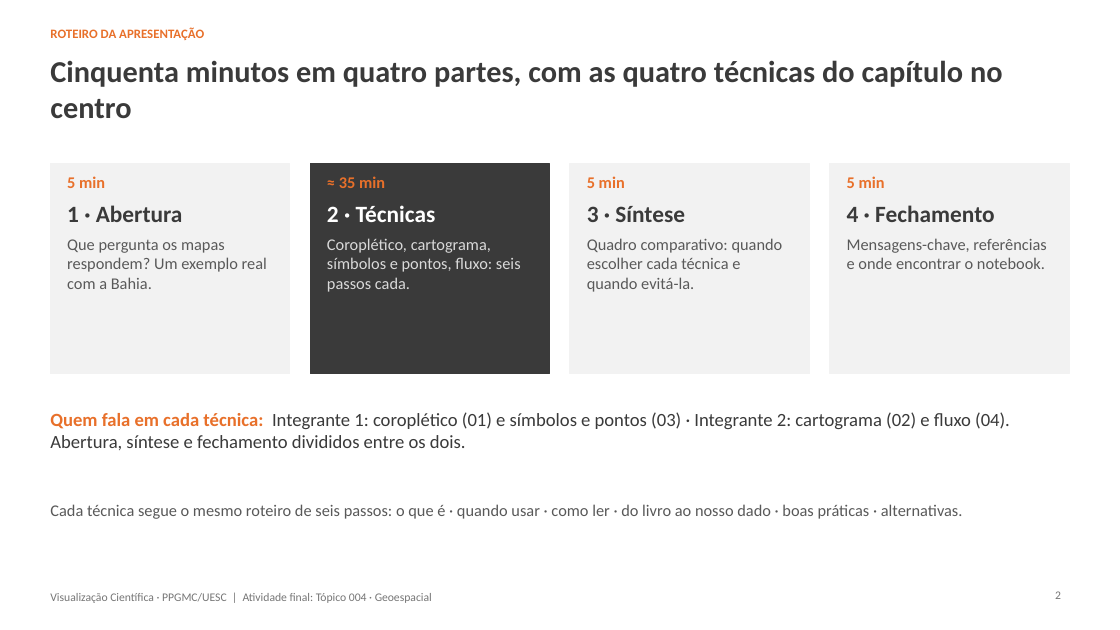
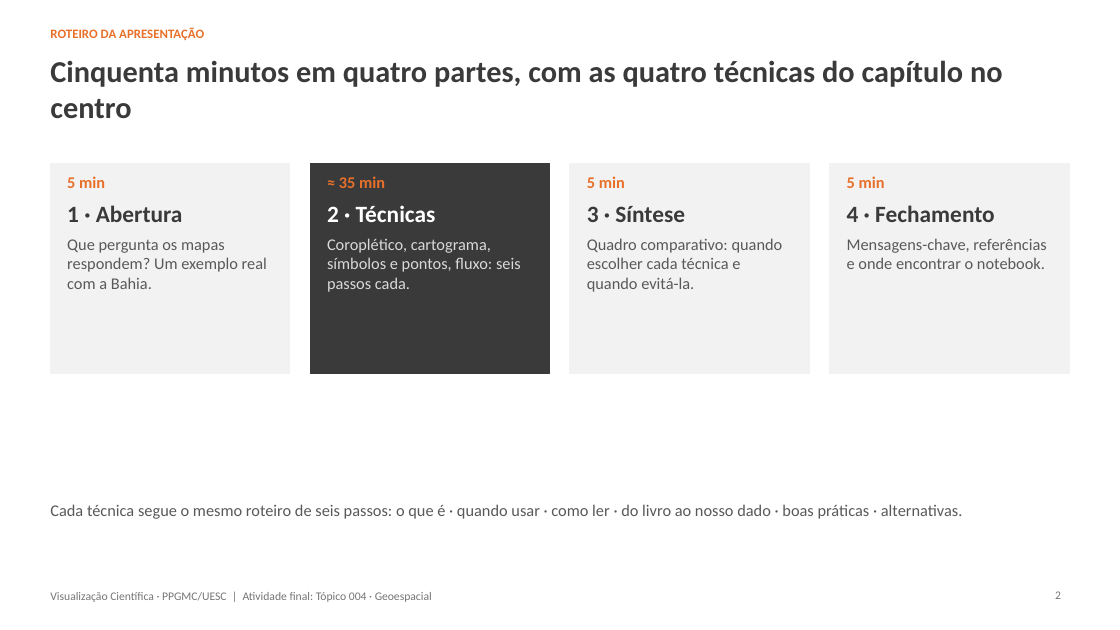
Before and after one commit to John-Parsec/scientific-visualization-geospatial, a slide deck: slide 2 of slides.pptx. Drawn at 1120x630 pixels with LibreOffice and Linux fonts; fonts in the diff are those of the drawing; background and template pictures are left out. Boxes give left, top, right and bottom in pixels: in the first picture for what was removed or moved away, otherwise in the second. Text is boxed around its words. In the diff, an @@ line names an element or a change of style, - is before the commit and + after.

Commit message:
Slides in pdf

```diff
--- a/slides.pptx
+++ b/slides.pptx
@@ text removed at bbox=[50, 412, 1010, 450] @@
-Quem fala em cada técnica: Integrante 1: coroplético (01) e símbolos e pontos (03) · Integrante 2: cartograma (02) e fluxo (04). Abertura, síntese e fechamento divididos entre os dois.
```
Also in this commit, not shown: 48 other slides changed, 2 other files.
